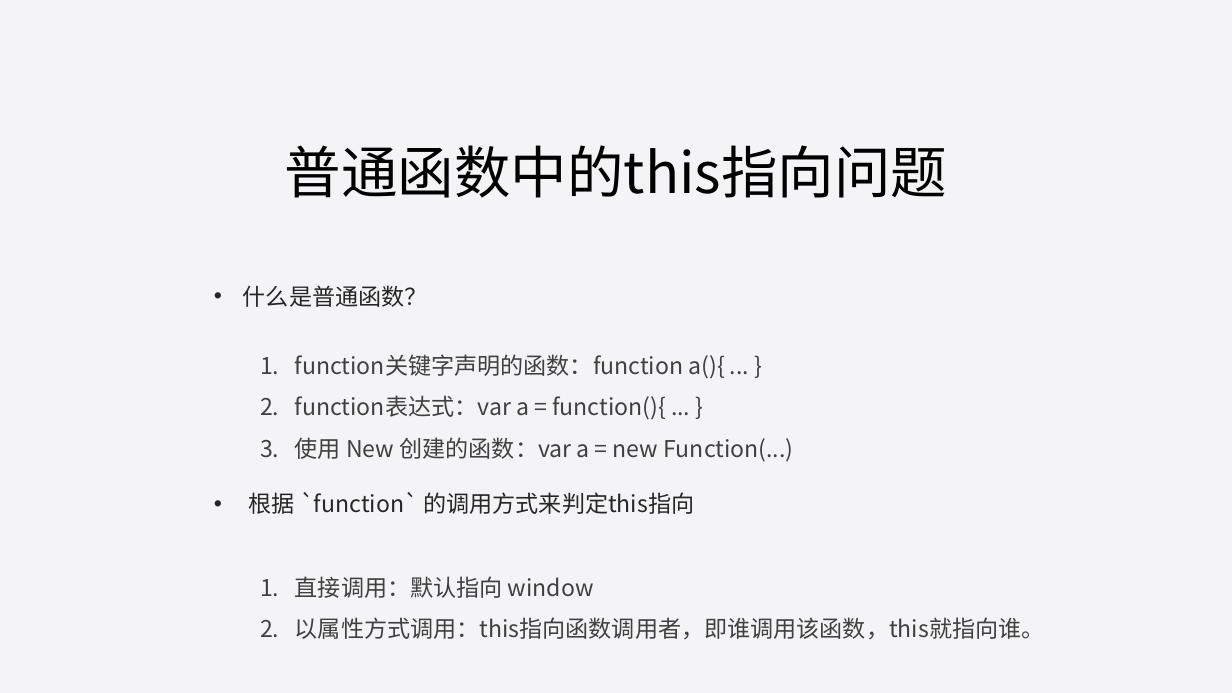
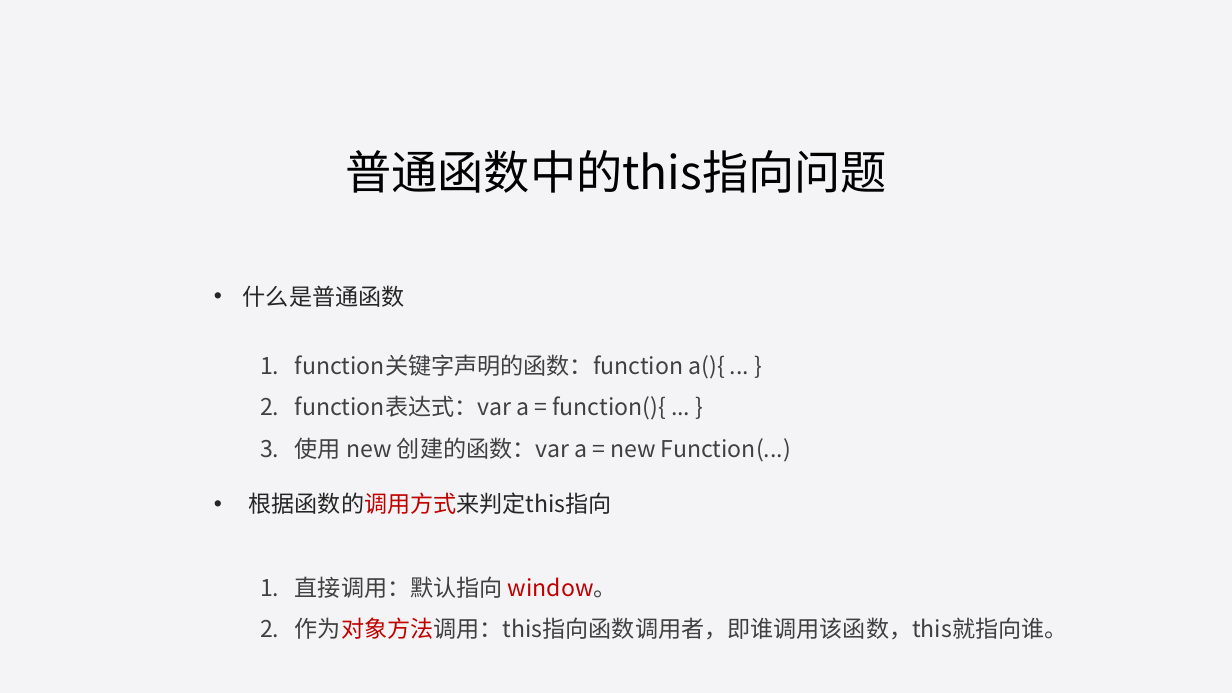
Before and after one commit to liuweiGL/share, a slide deck: slide 8 of ppt/JavaScript基础一.pptx. Drawn at 1232x693 pixels with LibreOffice and Linux fonts; fonts in the diff are those of the drawing. Boxes give left, top, right and bottom in pixels: in the first picture for what was removed or moved away, otherwise in the second. Text is boxed around its words. In the diff, an @@ line names an element or a change of style, - is before the commit and + after.

```diff
--- a/ppt/JavaScript基础一.pptx
+++ b/ppt/JavaScript基础一.pptx
@@ title "普通函数中的this指向问题" at <box>345,150,887,193</box>: size 44 to 36 pt @@
@@ text at <box>243,285,405,307</box>: text changed @@
-• 什么是普通函数？
+• 什么是普通函数
@@ text at <box>249,437,1068,639</box>: text changed @@
-  3. 使用 New 创建的函数：var a = new Function(...)
-• 根据 `function` 的调用方式来判定this指向
-  1. 直接调用：默认指向 window
-  2. 以属性方式调用：this指向函数调用者，即谁调用该函数，this就指向谁。
+  3. 使用 new 创建的函数：var a = new Function(...)
+• 根据函数的调用方式来判定this指向
+  1. 直接调用：默认指向 window。
+  2. 作为对象方法调用：this指向函数调用者，即谁调用该函数，this就指向谁。
```
Also in this commit, not shown: 7 other slides changed, 10 slides added, 7 other files.
